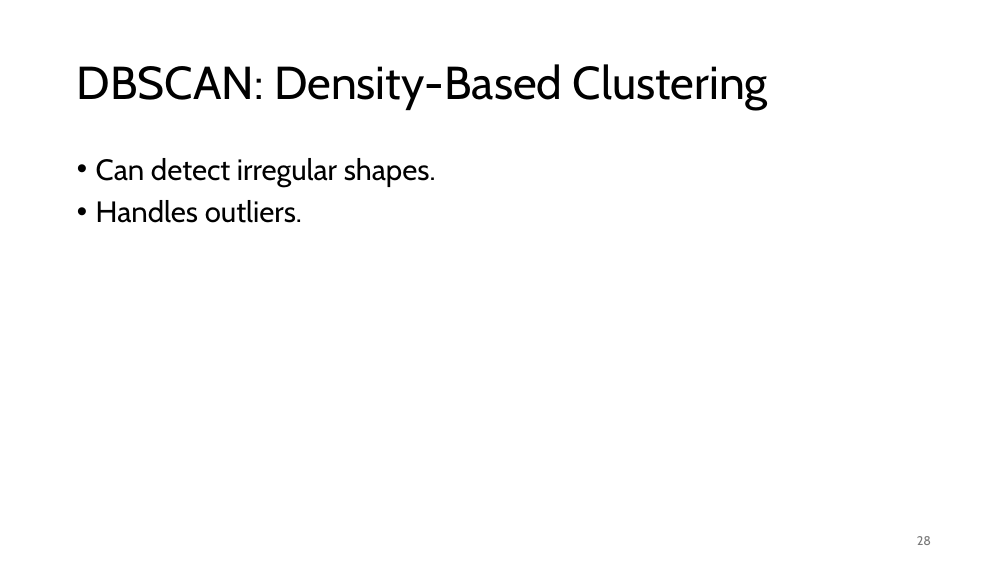
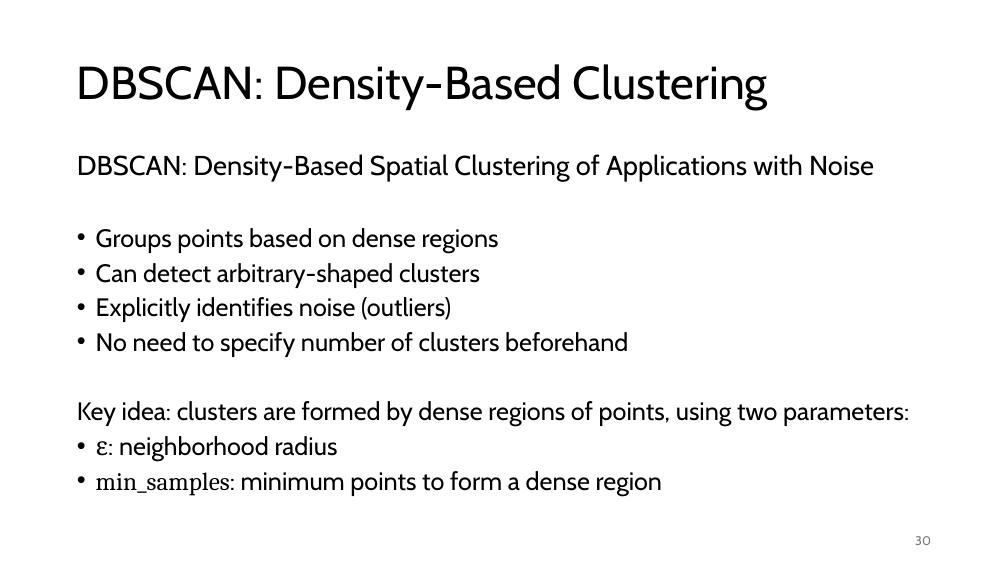
Before and after one commit to FelixWick/data_science, a slide deck: slide 30 of slides/2_clustering.pptx (slide 28 before the commit). Drawn at 1008x567 pixels with LibreOffice and Linux fonts; fonts in the diff are those of the drawing. Boxes give left, top, right and bottom in pixels: in the first picture for what was removed or moved away, otherwise in the second. Text is boxed around its words. In the diff, an @@ line names an element or a change of style, - is before the commit and + after.

Commit message:
more clustering examples

```diff
--- a/slides/2_clustering.pptx
+++ b/slides/2_clustering.pptx
@@ text at bbox=[77, 154, 909, 496]: text changed; size 28 to 24 pt @@
-• Can detect irregular shapes.
-• Handles outliers.
+DBSCAN: Density-Based Spatial Clustering of Applications with Noise
+• Groups points based on dense regions
+• Can detect arbitrary-shaped clusters
+• Explicitly identifies noise (outliers)
+• No need to specify number of clusters beforehand
+Key idea: clusters are formed by dense regions of points, using two parameters:
+• ε: neighborhood radius
+• min_samples: minimum points to form a dense region
@@ page number at bbox=[915, 536, 931, 545]: text changed @@
-28
+30
```
Also in this commit, not shown: 8 other slides changed, 5 slides added, 1 slide removed, 3 other files.
